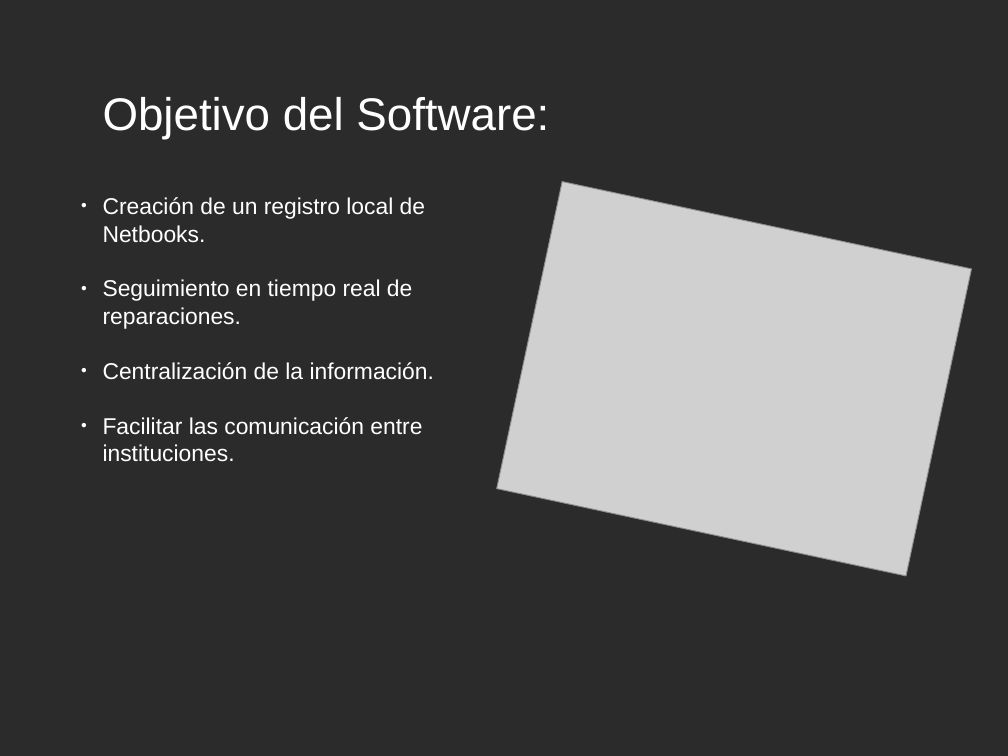
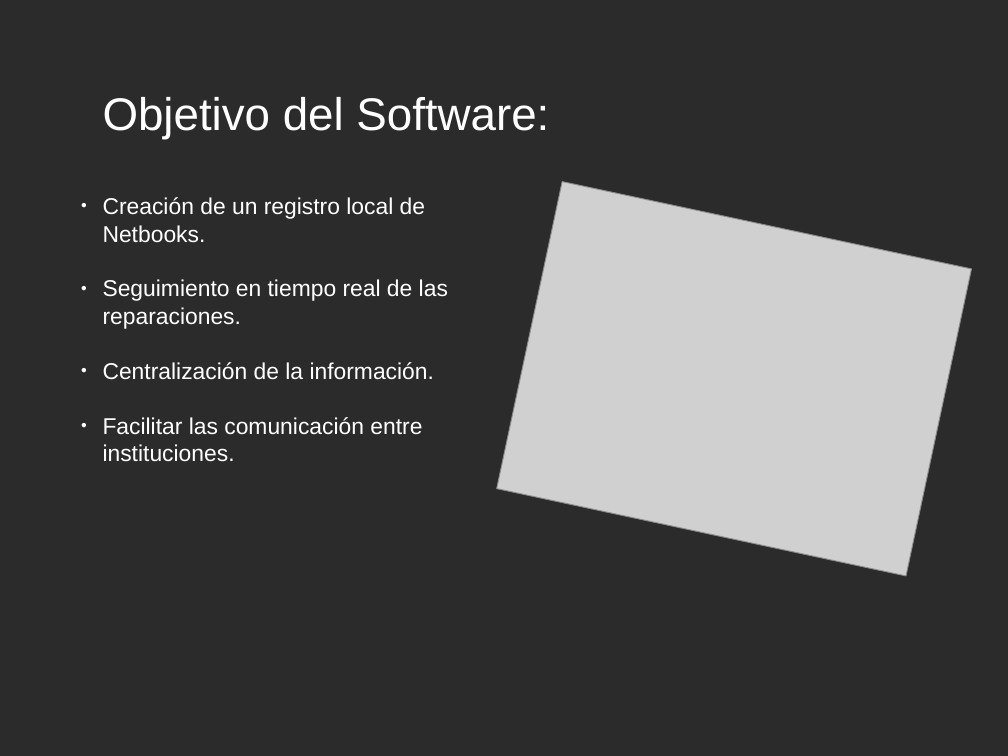
Before and after one commit to Estudiantina/Estudiantina, a slide deck: slide 8 of documentacion/presentacion/presentacion.odp (slide 7 before the commit). Drawn at 1008x756 pixels with LibreOffice and Linux fonts; fonts in the diff are those of the drawing; grey boxes stand for pictures; background and template pictures are left out; a plain dark background stands for a picture behind light text. Boxes give left, top, right and bottom in pixels: in the first picture for what was removed or moved away, otherwise in the second. Text is boxed around its words. In the diff, an @@ line names an element or a change of style, - is before the commit and + after.

```diff
--- a/documentacion/presentacion/presentacion.odp
+++ b/documentacion/presentacion/presentacion.odp
@@ text at (x1=103, y1=279, x2=448, y2=329): text changed @@
-● Seguimiento en tiempo real de reparaciones.
+● Seguimiento en tiempo real de las reparaciones.
```
Also in this commit, not shown: 2 other slides changed, 2 slides added, 1 slide removed.
